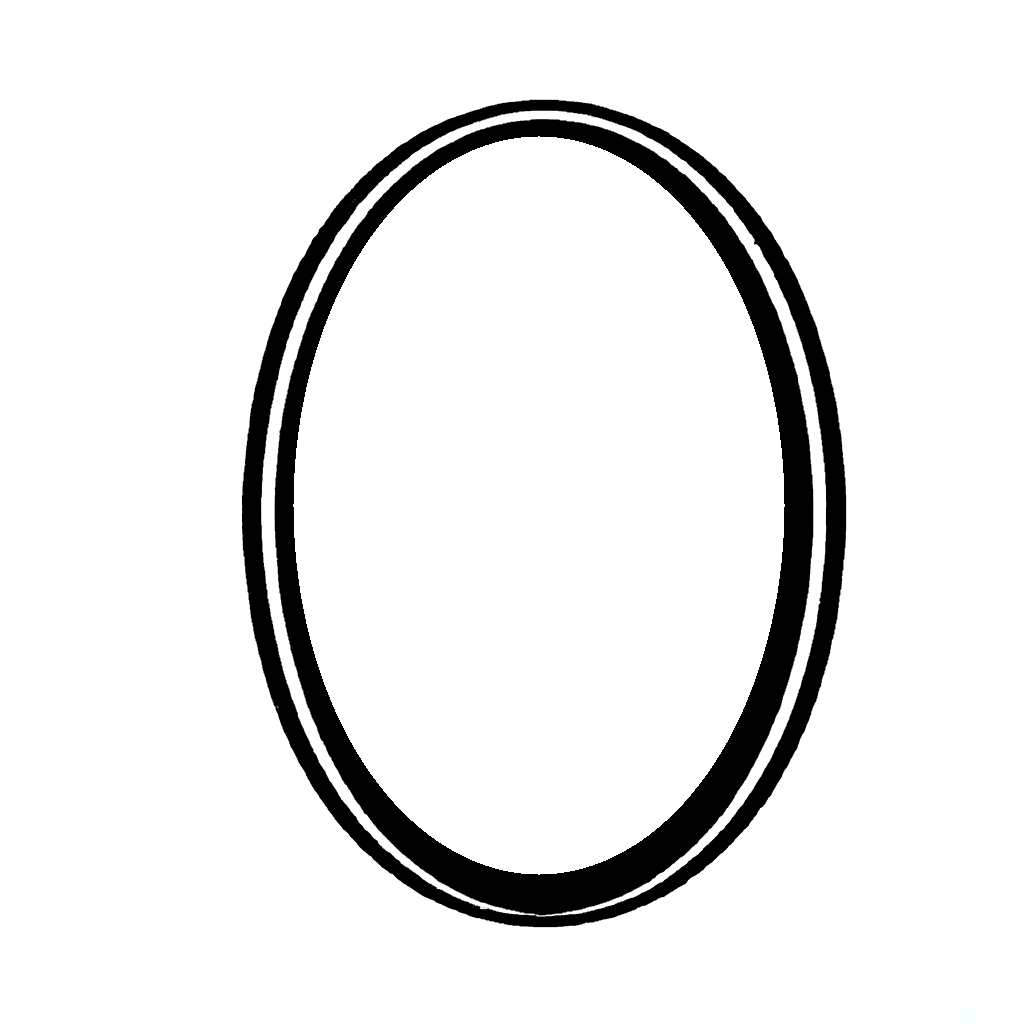
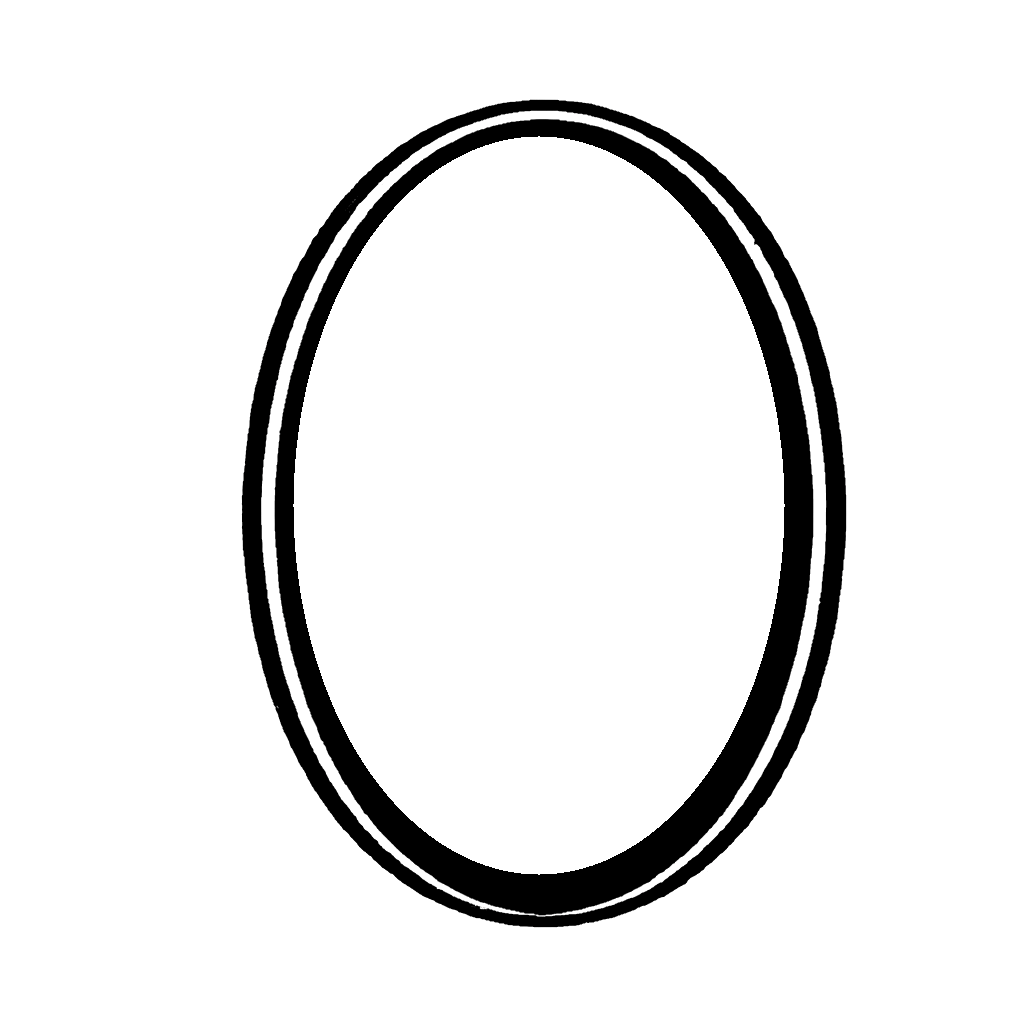
Layer changes from the first (1024, 1024) image to the second:
painted on "Layer 1" over box(960, 1008, 976, 1024)